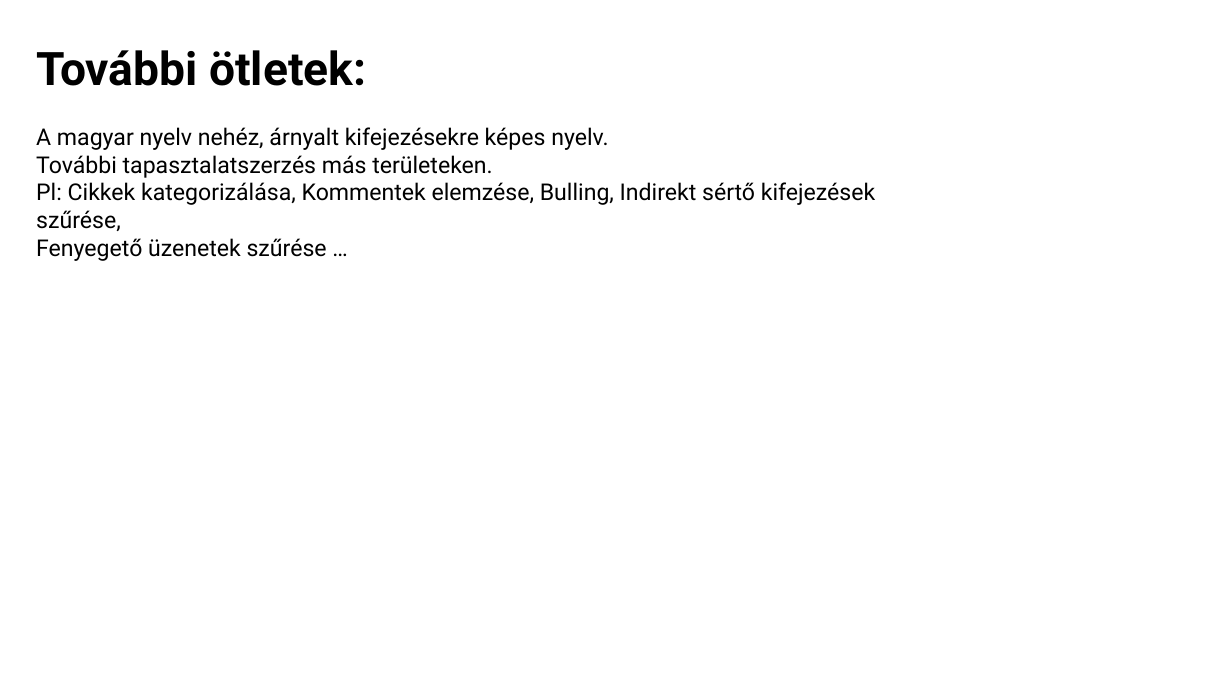
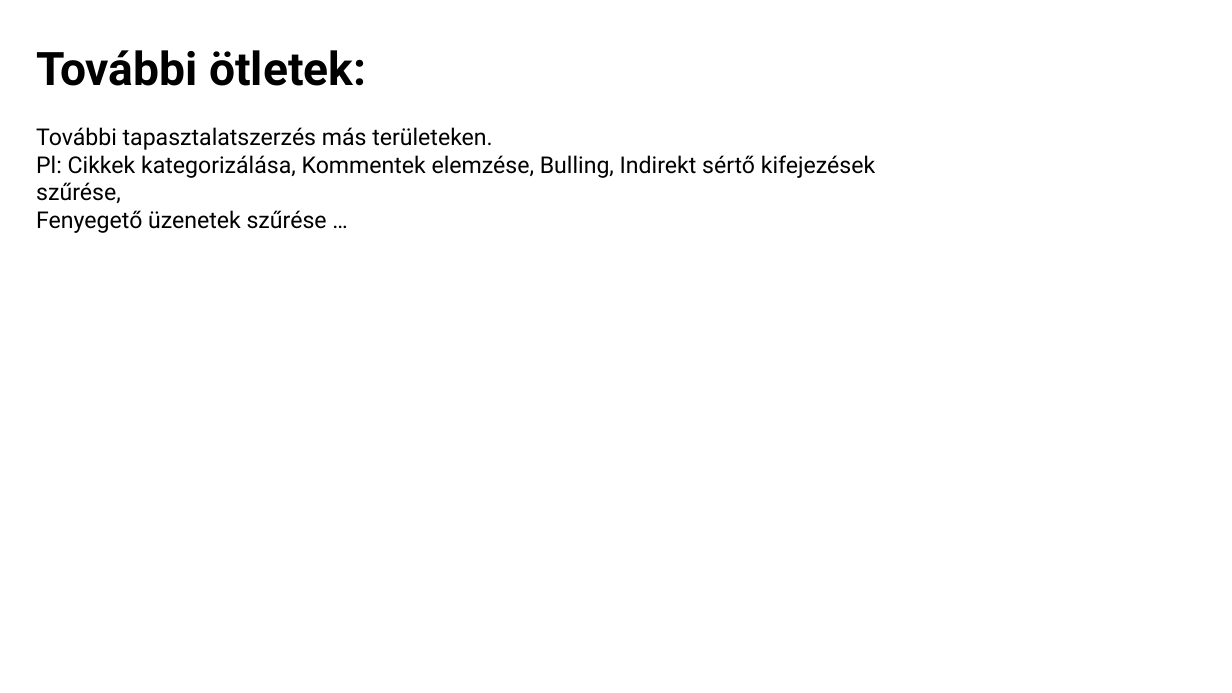
Before and after one commit to minorharpman/erzelemelemzes, a slide deck: slide 11 of Erzelemelemzes.pptx (slide 13 before the commit). Drawn at 1232x693 pixels with LibreOffice and Linux fonts; fonts in the diff are those of the drawing. Boxes give left, top, right and bottom in pixels: in the first picture for what was removed or moved away, otherwise in the second. Text is boxed around its words. In the diff, an @@ line names an element or a change of style, - is before the commit and + after.

```diff
--- a/Erzelemelemzes.pptx
+++ b/Erzelemelemzes.pptx
@@ text at bbox=[36, 127, 493, 150]: text changed @@
-A magyar nyelv nehéz, árnyalt kifejezésekre képes nyelv.
-További tapasztalatszerzés más területeken.
+További tapasztalatszerzés más területeken.
```
Also in this commit, not shown: 4 other slides changed, 4 slides added, 6 slides removed, 1 other file.
